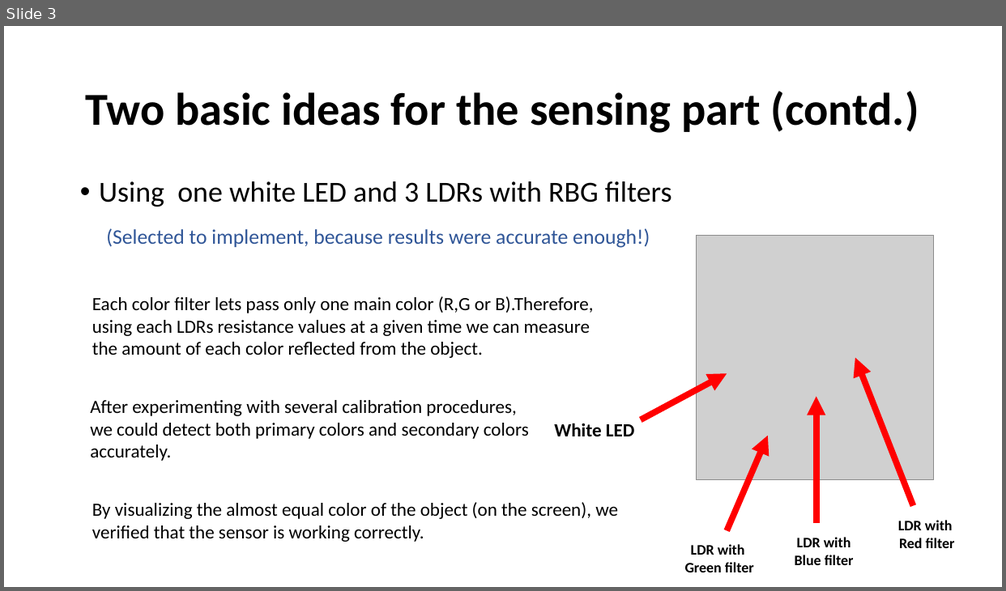
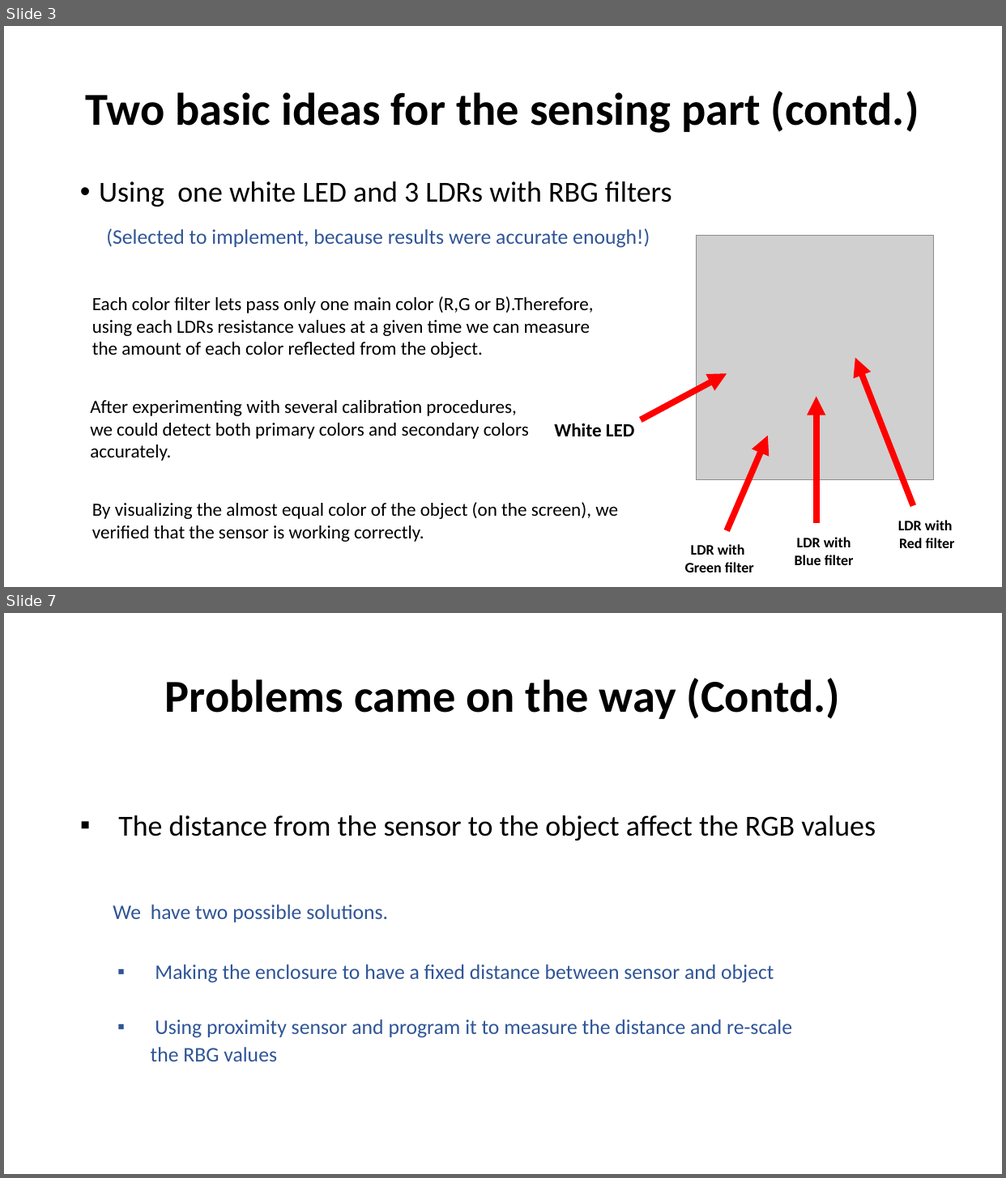
Before and after one commit to Team-Sagittarius-ENTC/RGBsensor, a slide deck: prabhashwara/PROGRESS AND SUMMARY.pptx. Shown one above the other, each under a label of ours: slide 3 before the commit, slides 3 and 7 after it; the slides between them are not shown. The pictures are 1006x591 and 1006x1178 pixels, drawn with LibreOffice and Linux fonts; fonts in the diff are those of the drawing; grey boxes stand for pictures. Boxes give left, top, right and bottom in pixels: in the first picture for what was removed or moved away, otherwise in the second. Text is boxed around its words. In the diff, an @@ line names an element or a change of style, - is before the commit and + after.

```diff
--- a/prabhashwara/PROGRESS AND SUMMARY.pptx
+++ b/prabhashwara/PROGRESS AND SUMMARY.pptx
@@ slide 7 added at (x1=4, y1=613, x2=1002, y2=1174), background #FFFFFF @@
@@ title added at (x1=165, y1=678, x2=840, y2=719), 44 pt, text #000000, bold @@
+Problems came on the way (Contd.)
@@ text added at (x1=113, y1=815, x2=876, y2=1062), 20 pt, text #2F5597 @@
+▪ The distance from the sensor to the object affect the RGB values
+We have two possible solutions.
+  ▪ Making the enclosure to have a fixed distance between sensor and object
+  ▪ Using proximity sensor and program it to measure the distance and re-scale
+  the RBG values
```
Also in this commit, not shown: 2 slides changed, 2 other slides added.
